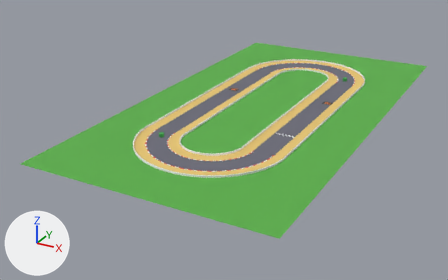
A saved change to the glTF model assets/tracks/oval/oval.glb.
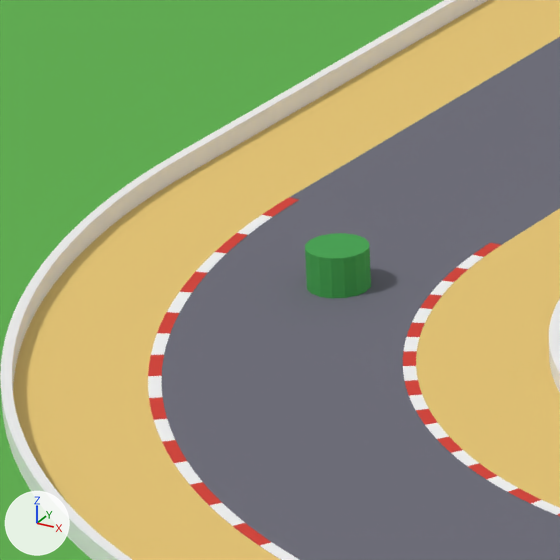
The first picture shows the older version from a camera (50 mm lens) standing at (151.0, -289.0, 134.0) and looking at (-17.0, 18.0, -19.0). The close-ups show the older and then the newer version on the part from 30% to 40% of the width and 40% to 57% of the height of that picture. Only the edits that show in the close-ups are written down. The axes (+X, +Y, +Z) are drawn at lower left. The lights are the same throughout. Vertices at exactly the same position are counted once.

The older version as bpy lines, for what is in view:
```python
me_kerb_turn_2_r_red = bpy.data.meshes.new('Kerb.turn-2.R.red')
me_kerb_turn_2_r_red.from_pydata(...)  # 144 vertices, 96 faces; spans x -36.0..36.0, y -61.0..-25.0, z 0.0
me_kerb_turn_2_r_red.materials.append(mat_kerb_red)  # red #d63b2e
me_kerb_turn_2_r_white = bpy.data.meshes.new('Kerb.turn-2.R.white')
me_kerb_turn_2_r_white.from_pydata(...)  # 138 vertices, 92 faces; spans x -35.9..35.9, y -61.0..-27.4, z 0.0
me_kerb_turn_2_r_white.materials.append(mat_kerb_white)  # white #f5f5f5
me_pipe_01 = bpy.data.meshes.new('Pipe.01')
me_pipe_01.from_pydata(...)  # a 16-sided cylinder along z spanning x -29.47..-26.47, y -34.16..-31.16, z 0.0..2.0
me_pipe_01.materials.append(mat_pipe)  # green #40a34c
ob_kerb_turn_2_r_red = bpy.data.objects.new('Kerb.turn-2.R.red', me_kerb_turn_2_r_red)
ob_kerb_turn_2_r_red.location = (0.0, 0.0, 0.0)
ob_kerb_turn_2_r_white = bpy.data.objects.new('Kerb.turn-2.R.white', me_kerb_turn_2_r_white)
ob_kerb_turn_2_r_white.location = (0.0, 0.0, 0.0)
ob_pipe_01 = bpy.data.objects.new('Pipe.01', me_pipe_01)
ob_pipe_01.location = (0.0, 0.0, 0.0)
# also in view: 'Kerb.turn-2.L.red' at (0.0, -37.0, 0.0); 'WallRight' at (0.0, 38.0, 0.0); 'Grass' at (0.0, 38.0, 0.0); 'Asphalt' at (0.0, 38.0, 0.0); 'SandLeft' at (0.0, 38.0, 0.0)
```
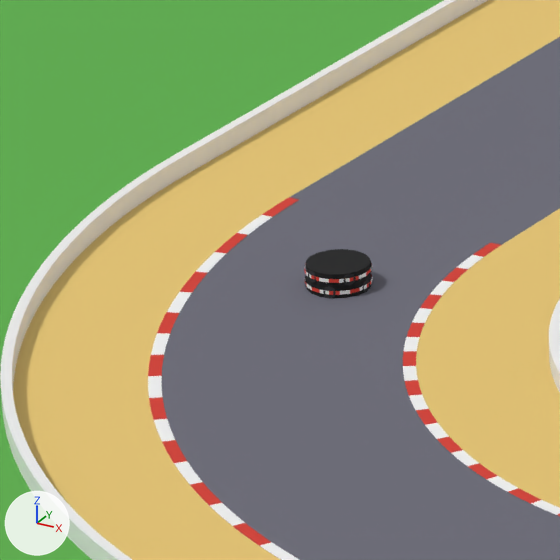
The change in detail:
Material 'tyre-shade' (mat_tyre_shade) is new.
Its base color is (0.0061, 0.0061, 0.00694) (black #121214).
Its roughness is 0.9.
Material 'tyre-face' (mat_tyre_face) is new.
Its base color is (0.0272, 0.0272, 0.0319) (dark grey #2e2e32).
Its roughness is 0.9.
Material 'tyre' (mat_tyre) is new.
Its base color is (0.0103, 0.0103, 0.0123) (black #1a1a1d).
Its roughness is 0.9.
me_pipe_01 is used by ob_pipe_01; location (0.0, 0.0, 0.0).
me_pipe_01 had 32 vertices, 60 faces and spanned x -29.47..-26.47, y -34.16..-31.16, z 0.0..2.0.
me_pipe_01 no longer uses material mat_pipe (green #40a34c).
me_pipe_01 now has 32 vertices, 60 faces and spans x -29.47..-26.47, y -34.16..-31.16, z 0.0..1.2.
me_pipe_01 part 1: the whole mesh is scaled about the mesh origin by (1, 1, 0.6).
me_pipe_01 gains material mat_tyre_shade (black #121214).
Mesh me_tyrestack_tyre_face is new.
It has 160 vertices, 120 faces and spans x -29.5..29.5, y -34.2..109.2, z 0.0..1.2.
It uses material mat_tyre_face (dark grey #2e2e32).
Mesh me_tyrestack_tyre is new.
It has 320 vertices, 320 faces and spans x -29.5..29.5, y -34.2..109.2, z 0.0..1.2.
It uses material mat_tyre (black #1a1a1d).
Mesh me_tyrestack_kerb_white is new.
It has 160 vertices, 80 faces and spans x -29.5..29.6, y -34.2..109.2, z 0.2..1.0.
It uses material mat_kerb_white (white #f5f5f5).
Mesh me_tyrestack_kerb_red is new.
It has 160 vertices, 80 faces and spans x -29.5..29.6, y -34.2..109.2, z 0.2..1.0.
It uses material mat_kerb_red (red #d63b2e).
Object 'TyreStack.tyre-face' (ob_tyrestack_tyre_face) is new; it shows me_tyrestack_tyre_face.
Its location is (0.0, 0.0, 0.0).
Object 'TyreStack.tyre' (ob_tyrestack_tyre) is new; it shows me_tyrestack_tyre.
Its location is (0.0, 0.0, 0.0).
Object 'TyreStack.kerb-white' (ob_tyrestack_kerb_white) is new; it shows me_tyrestack_kerb_white.
Its location is (0.0, 0.0, 0.0).
Object 'TyreStack.kerb-red' (ob_tyrestack_kerb_red) is new; it shows me_tyrestack_kerb_red.
Its location is (0.0, 0.0, 0.0).

Changed parts and their boxes (x1, y1, x2, y2) in the close-ups (560 x 560 px):
'Pipe.01', recoloured, rescaled (green to black, 24% shorter)
    before: (305, 233, 371, 298)
    after: (306, 249, 371, 298)
'TyreStack.tyre-face', added
    after: (308, 271, 370, 298)
'TyreStack.kerb-red', added
    after: (304, 263, 372, 295)
'TyreStack.kerb-white', added
    after: (304, 264, 373, 295)
'TyreStack.tyre', added
    after: (305, 249, 372, 293)
